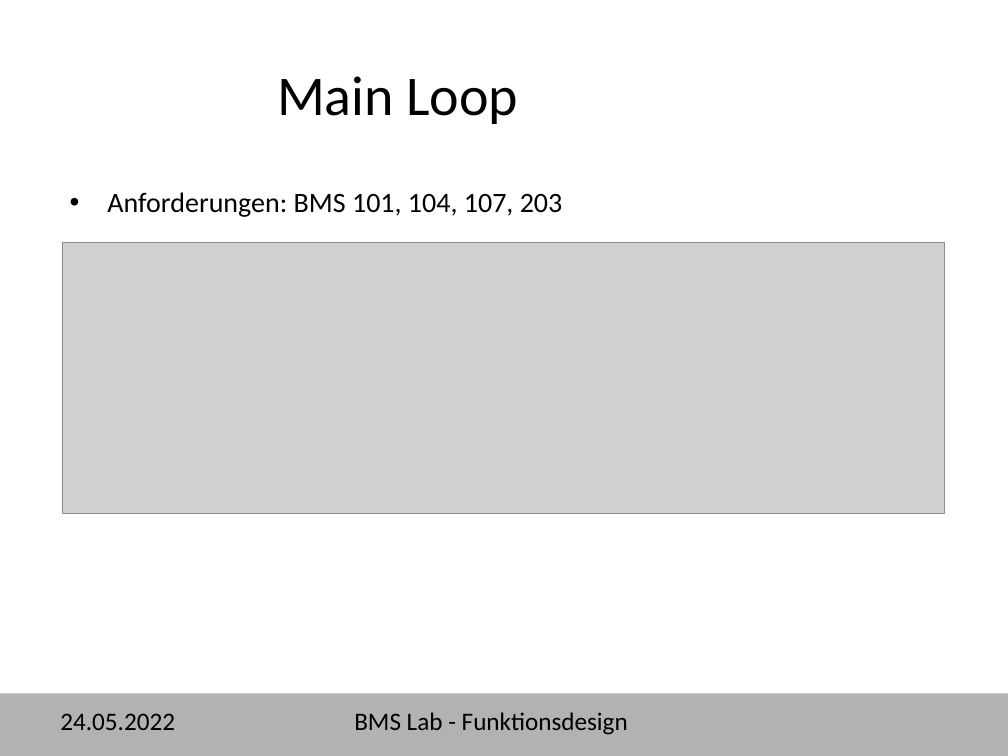
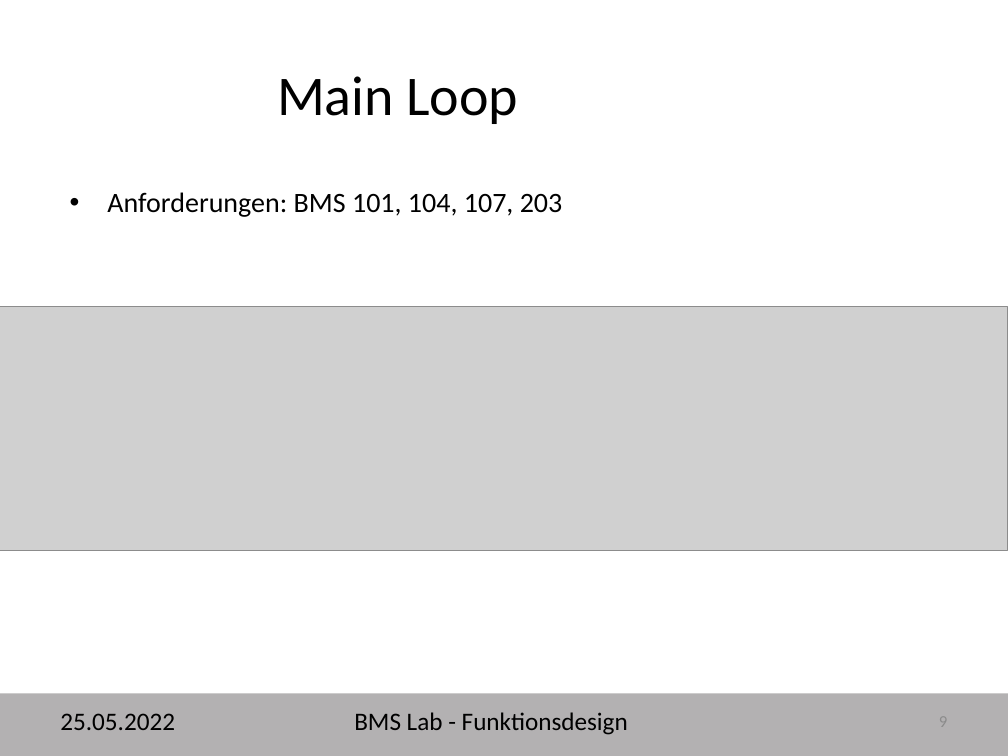
Before and after one commit to davju/bms_lab, a slide deck: slide 9 of BMS_Lab_Funktionsdesign und Implementierung.pptx. Drawn at 1008x756 pixels with LibreOffice and Linux fonts; fonts in the diff are those of the drawing; grey boxes stand for pictures; background and template pictures are left out. Boxes give left, top, right and bottom in pixels: in the first picture for what was removed or moved away, otherwise in the second. Text is boxed around its words. In the diff, an @@ line names an element or a change of style, - is before the commit and + after.

```diff
--- a/BMS_Lab_Funktionsdesign und Implementierung.pptx
+++ b/BMS_Lab_Funktionsdesign und Implementierung.pptx
@@ picture: place and size @@
-picture at (62, 243, 944, 514)
+picture at (0, 306, 1008, 549)
@@ text at (60, 713, 175, 730): text changed @@
-24.05.2022
+25.05.2022
@@ page number added at (939, 712, 947, 732), 12 pt, text #8C8C8C @@
+9
```
Also in this commit, not shown: 9 other slides changed.
